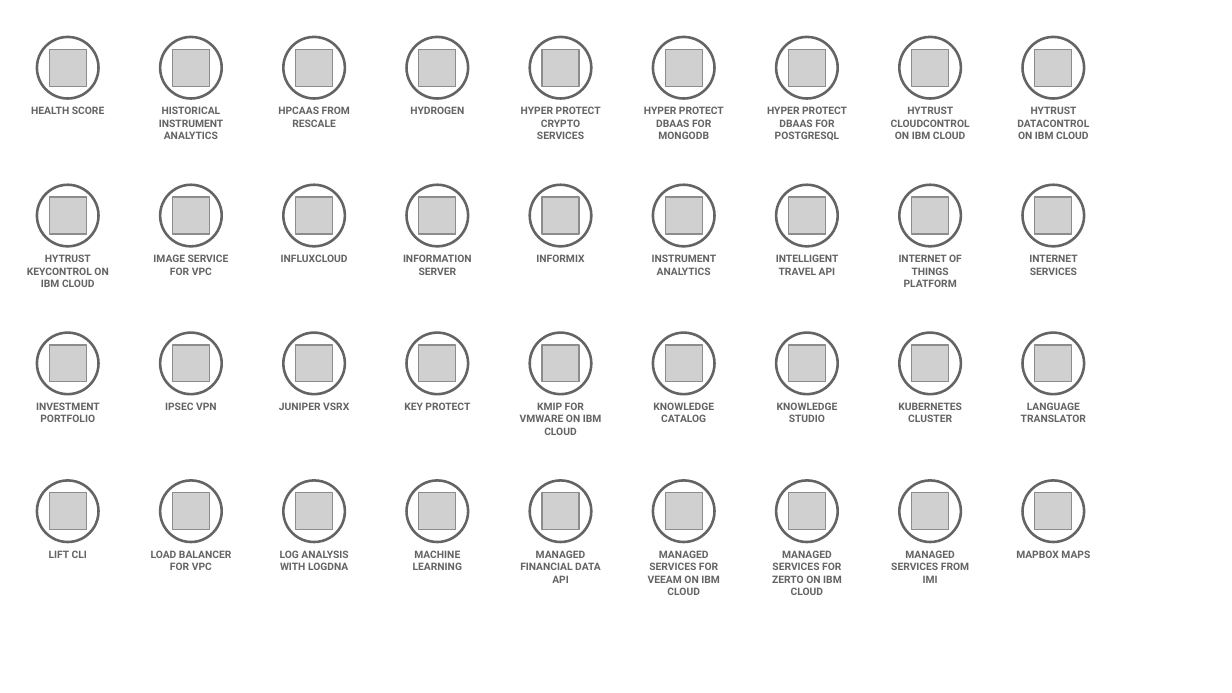
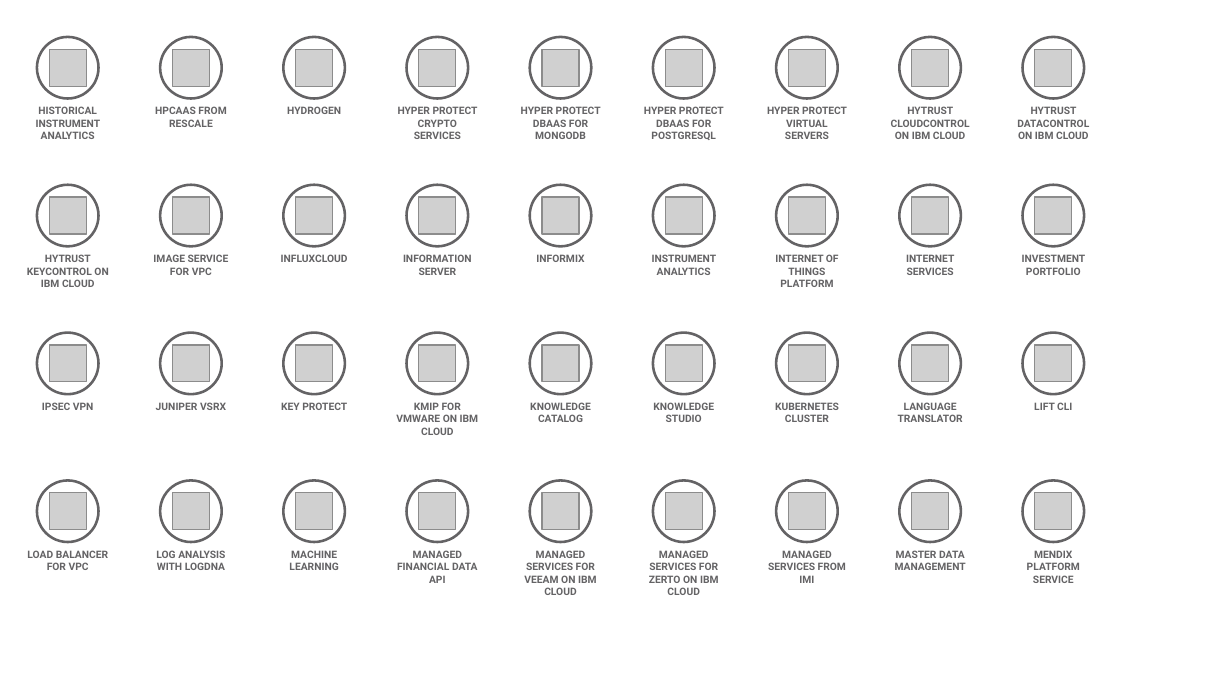
Before and after one commit to l2fprod/myarchitecture, a slide deck: slide 6 of mycatalog-architecture-diagram-template.pptx. Drawn at 1232x693 pixels with LibreOffice and Linux fonts; fonts in the diff are those of the drawing; grey boxes stand for pictures. Boxes give left, top, right and bottom in pixels: in the first picture for what was removed or moved away, otherwise in the second. Text is boxed around its words. In the diff, an @@ line names an element or a change of style, - is before the commit and + after.

Commit message:
new deck

```diff
--- a/mycatalog-architecture-diagram-template.pptx
+++ b/mycatalog-architecture-diagram-template.pptx
@@ text removed at (x1=31, y1=106, x2=104, y2=114) @@
-HEALTH SCORE
@@ text added at (x1=398, y1=106, x2=478, y2=139), 6 pt, text #646365, bold @@
+HYPER PROTECT CRYPTO SERVICES
@@ text at (x1=521, y1=106, x2=601, y2=139): text changed @@
-HYPER PROTECT CRYPTO SERVICES
+HYPER PROTECT DBAAS FOR MONGODB
@@ text at (x1=644, y1=106, x2=724, y2=140): text changed @@
-HYPER PROTECT DBAAS FOR MONGODB
+HYPER PROTECT DBAAS FOR POSTGRESQL
@@ text at (x1=767, y1=106, x2=847, y2=139): text changed @@
-HYPER PROTECT DBAAS FOR POSTGRESQL
+HYPER PROTECT VIRTUAL SERVERS
@@ text removed at (x1=776, y1=254, x2=839, y2=275) @@
-INTELLIGENT TRAVEL API
@@ text "INVESTMENT PORTFOLIO" moved from (x1=36, y1=402, x2=100, y2=422) to (x1=1022, y1=254, x2=1086, y2=275) @@
@@ text added at (x1=530, y1=402, x2=591, y2=422), 6 pt, text #646365, bold @@
+KNOWLEDGE CATALOG
@@ text at (x1=653, y1=402, x2=714, y2=422): text changed @@
-KNOWLEDGE CATALOG
+KNOWLEDGE STUDIO
@@ text removed at (x1=777, y1=402, x2=838, y2=422) @@
-KNOWLEDGE STUDIO
@@ text "LIFT CLI" moved from (x1=49, y1=550, x2=87, y2=558) to (x1=1034, y1=402, x2=1072, y2=410) @@
@@ 15 texts moved together from (x1=151, y1=106, x2=1086, y2=583) to (x1=27, y1=106, x2=963, y2=583) @@
@@ text added at (x1=524, y1=550, x2=597, y2=595), 6 pt, text #646365, bold @@
+MANAGED SERVICES FOR VEEAM ON IBM CLOUD
@@ text at (x1=649, y1=550, x2=719, y2=595): text changed @@
-MANAGED SERVICES FOR VEEAM ON IBM CLOUD
+MANAGED SERVICES FOR ZERTO ON IBM CLOUD
@@ text at (x1=768, y1=550, x2=846, y2=583): text changed @@
-MANAGED SERVICES FOR ZERTO ON IBM CLOUD
+MANAGED SERVICES FROM IMI
@@ text at (x1=895, y1=550, x2=966, y2=570): text changed @@
-MANAGED SERVICES FROM IMI
+MASTER DATA MANAGEMENT
@@ text at (x1=1027, y1=551, x2=1080, y2=583): text changed @@
-MAPBOX MAPS
+MENDIX PLATFORM SERVICE
```
Also in this commit, not shown: 6 other slides changed.
